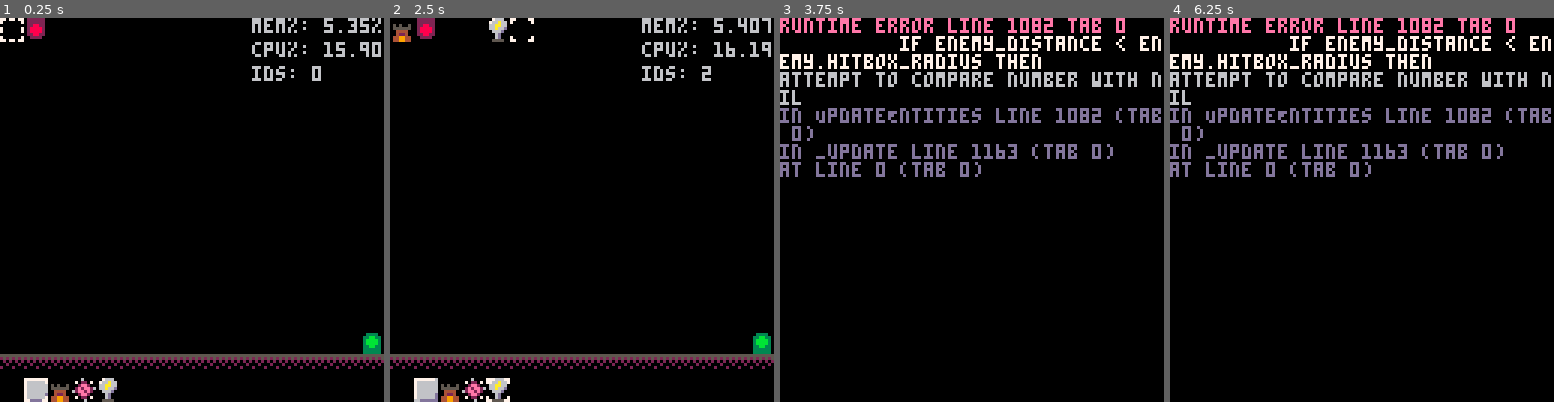
Above: before the commit, frames 1-4 (left to right).
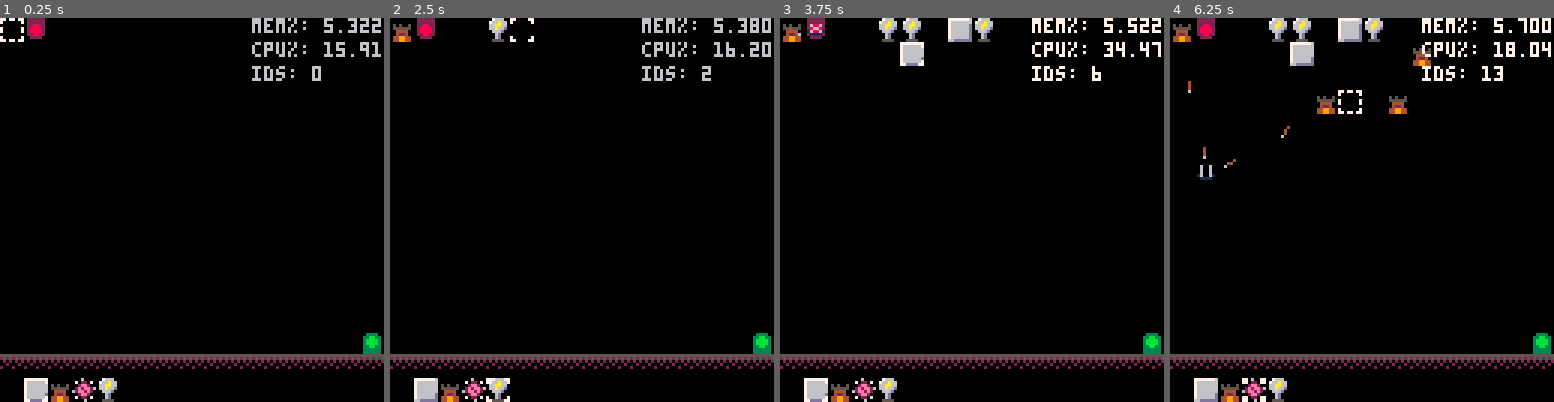
Above: after the commit, the same moments.

Repository: ClaytonKnittel/pico8-test
Game: PICO-8 cartridge clatt.p8
Two runs of this game, one before a commit and one after it. Both use one fixed random seed, a clock stepped at 60 frames per second and the inputs below.
Inputs:
- Up to frame 1 (0.25 s): no input
- Up to frame 2 (2.5 s): tap X (X key) at 0.33, 1.07, 1.85 s; tap O (Z key) at 0.7, 1.7, 2.1 s; hold Right 1.6-2.1 s; hold Up 2.15-2.42 s; hold Right from 2.47 s (still down)
- Up to frame 3 (3.75 s): tap O (Z key) every 0.4 s from 2.5 to 3.7 s; tap X (X key) at 2.97 s; release Right at 3.03 s; hold Left 3.08-3.58 s; hold Down from 3.63 s (still down)
- Up to frame 4 (6.25 s): release Down at 3.97 s; hold Right 4.02-4.68 s; tap X (X key) at 4.08, 5.2 s; tap O (Z key) every 0.4 s from 4.1 to 6.1 s; hold Up 4.73-5.03 s; hold Left 5.08-5.68 s; hold Down 5.73-6.03 s; hold Right from 6.08 s (still down)

The runs differ from the first frame. In frame 1, 0.1% of the frame differs, in the area x 93-100%, y 0-10%; in frame 2, 0.1%; in frame 3, 15%; in frame 4, 15%, in the area x 0-100%, y 0-100%.
Error before the commit: runtime error line 1082 tab 0; if enemy_distance < enemy.hitbox_radius then; attempt to compare number with nil

Commit message:
fix enemy bug

Diff:
--- a/clatt.p8
+++ b/clatt.p8
@@ -248,13 +248,6 @@
 
   function grid.tile(pos)
     return tiles[PosIndex(pos)]
-  end
-
-  function add_to_enemy_grid(key, val)
-    if enemy_grid[key] == nil then
-      enemy_grid[key] = {}
-    end
-    add(enemy_grid[key], val)
   end
 
   local function AllTilesReachableInPathMap(dir_map)
@@ -1059,7 +1052,7 @@
 
   -- update enemy spatial grid
   for entity in entity_map.entities() do
-    if entity.type_id() == TypeId.ENEMY then
+    if IsEnemyType(entity.type_id()) then
       local e_pos = entity.pos()
       -- Hash them based on the integer grid cell they are currently floating over
       local grid_idx = Index(flr(e_pos.x), flr(e_pos.y))
